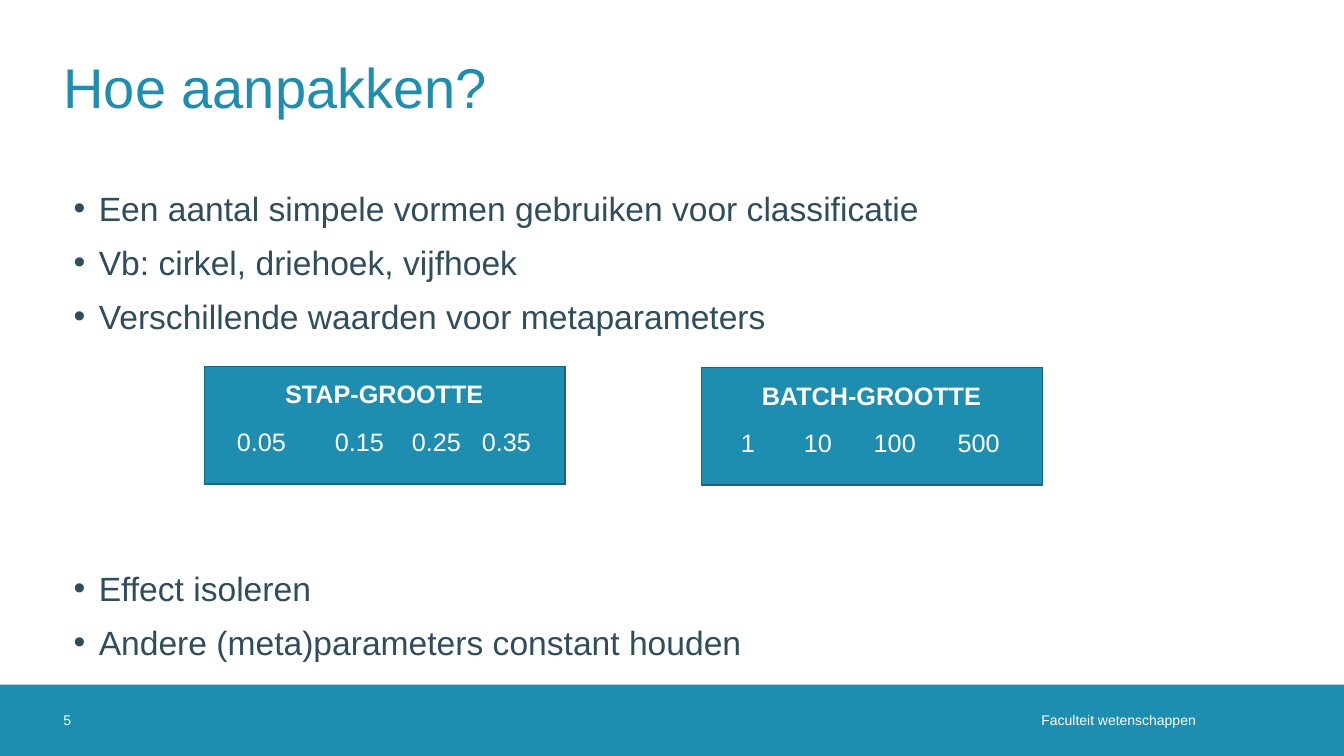
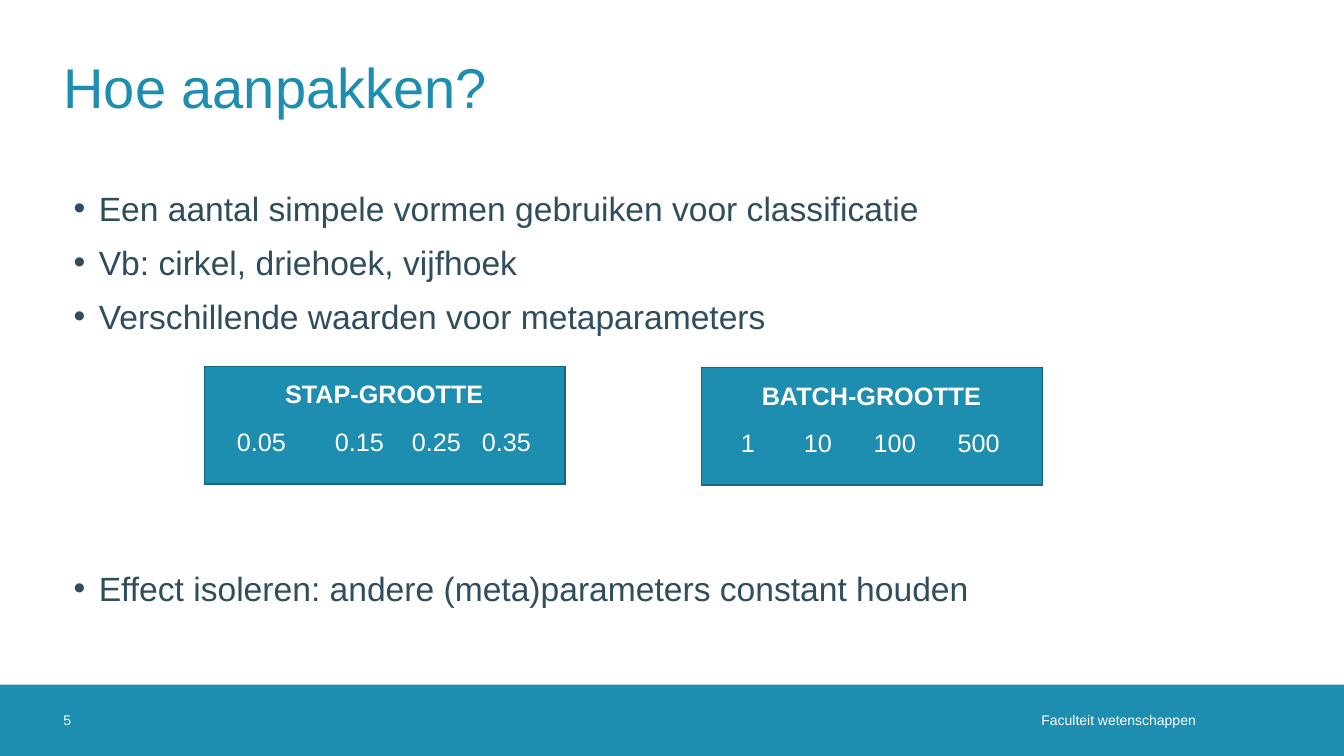
Before and after one commit to JoppeDJ/BachelorProef, a slide deck: slide 5 of Probleemstelling/Draft_ppt.pptx. Drawn at 1344x756 pixels with LibreOffice and Linux fonts; fonts in the diff are those of the drawing; background and template pictures are left out. Boxes give left, top, right and bottom in pixels: in the first picture for what was removed or moved away, otherwise in the second. Text is boxed around its words. In the diff, an @@ line names an element or a change of style, - is before the commit and + after.

```diff
--- a/Probleemstelling/Draft_ppt.pptx
+++ b/Probleemstelling/Draft_ppt.pptx
@@ text at [99, 576, 968, 608]: text changed @@
-• Effect isoleren
-• Andere (meta)parameters constant houden
+• Effect isoleren: andere (meta)parameters constant houden
```
Also in this commit, not shown: 1 other slide changed.
